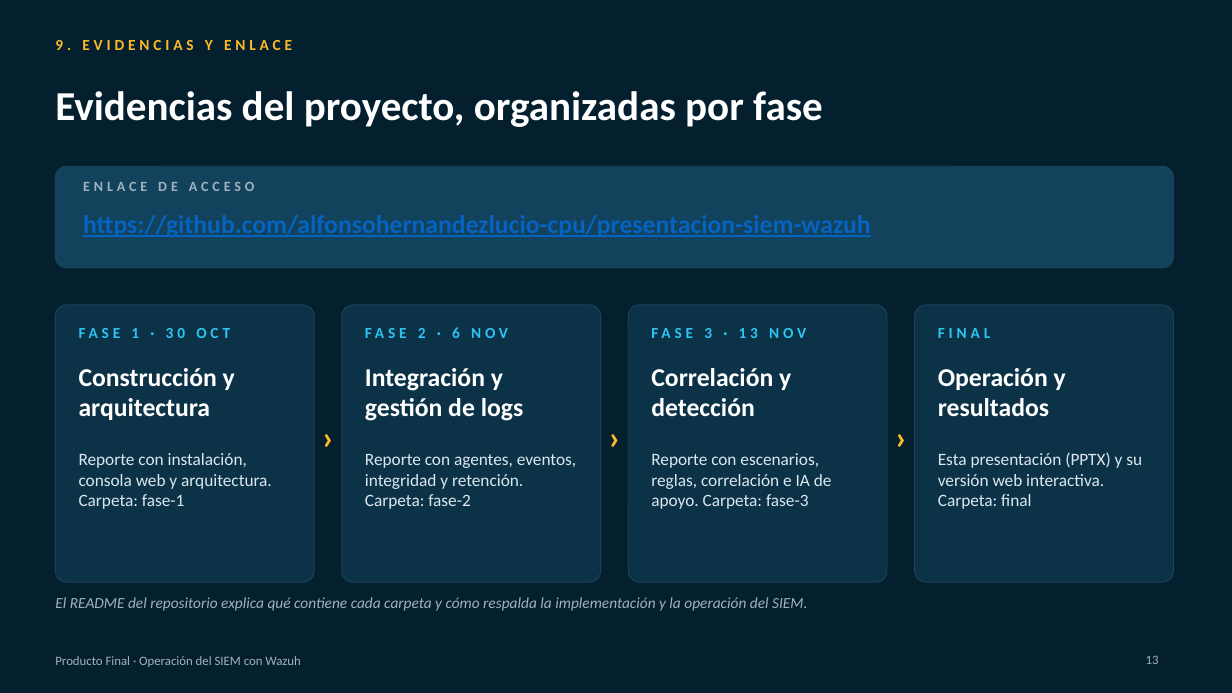
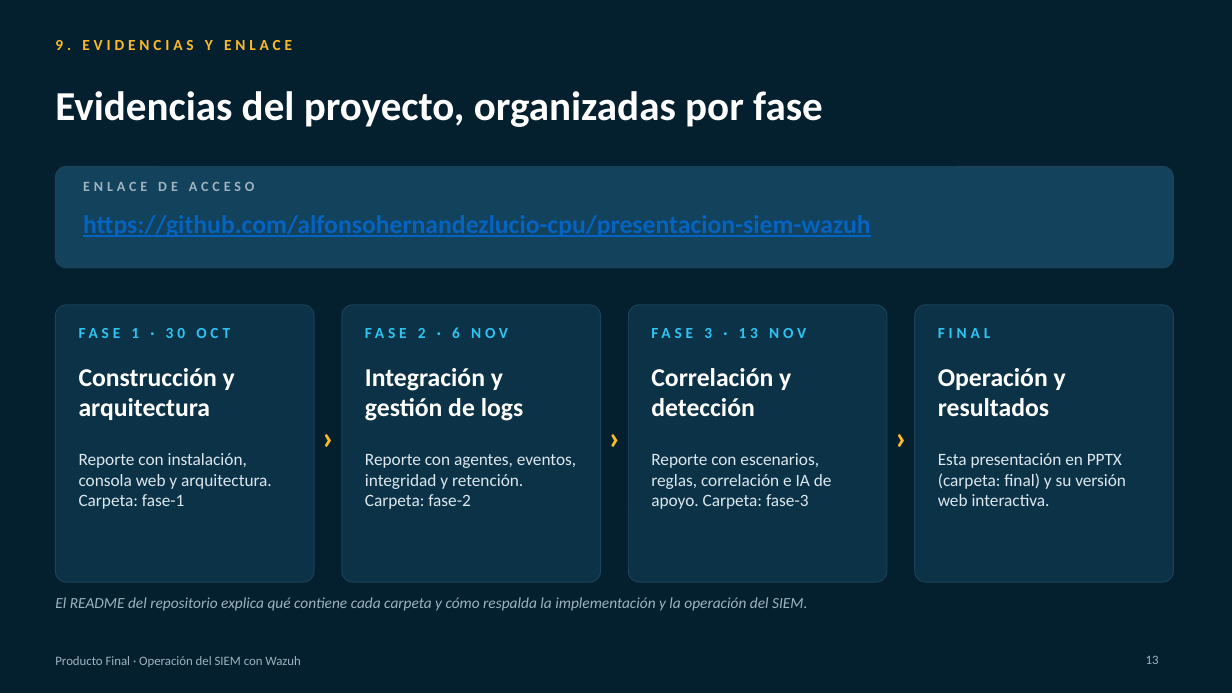
Before and after one commit to alfonsohernandezlucio-cpu/presentacion-siem-wazuh, a slide deck: slide 13 of final/Presentacion_SIEM_Producto_Final.pptx. Drawn at 1232x693 pixels with LibreOffice and Linux fonts; fonts in the diff are those of the drawing. Boxes give left, top, right and bottom in pixels: in the first picture for what was removed or moved away, otherwise in the second. Text is boxed around its words. In the diff, an @@ line names an element or a change of style, - is before the commit and + after.

```diff
--- a/final/Presentacion_SIEM_Producto_Final.pptx
+++ b/final/Presentacion_SIEM_Producto_Final.pptx
@@ text at (x1=938, y1=453, x2=1126, y2=506): text changed @@
-Esta presentación (PPTX) y su versión web interactiva. Carpeta: final
+Esta presentación en PPTX (carpeta: final) y su versión web interactiva.
```
Also in this commit, not shown: 2 other files.
